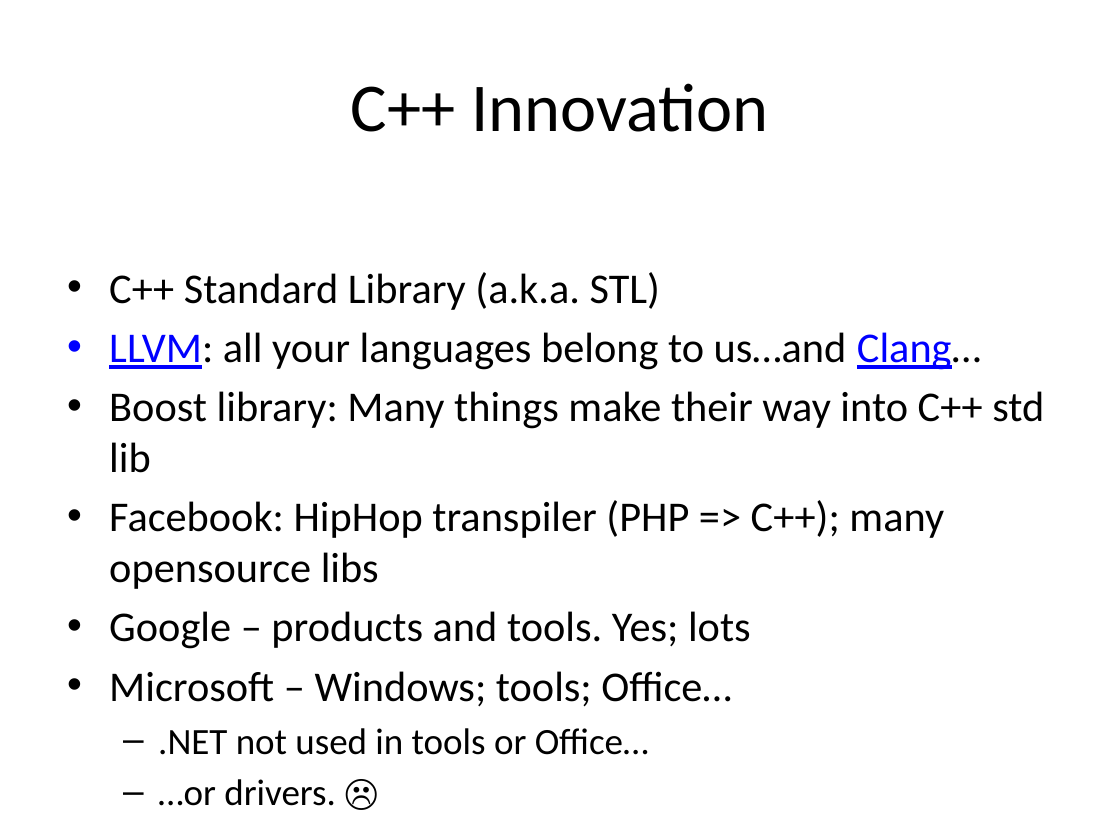
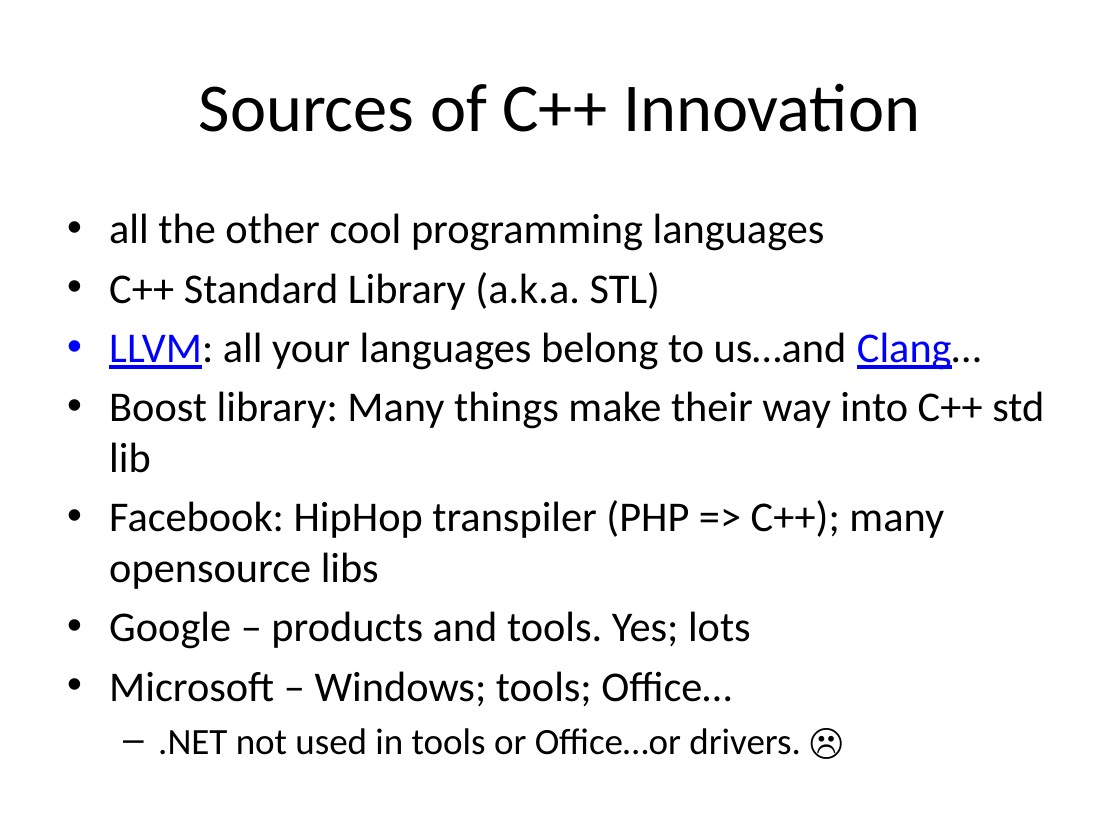
Before and after one commit to fellmad/FunWithCpp11, a slide deck: slide 17 of doc/Fun_with_C++11.pptx. Drawn at 1120x840 pixels with LibreOffice and Linux fonts; fonts in the diff are those of the drawing. Boxes give left, top, right and bottom in pixels: in the first picture for what was removed or moved away, otherwise in the second. Text is boxed around its words. In the diff, an @@ line names an element or a change of style, - is before the commit and + after.

```diff
--- a/doc/Fun_with_C++11.pptx
+++ b/doc/Fun_with_C++11.pptx
@@ title at bbox=[199, 83, 920, 132]: text changed @@
-C++ Innovation
+Sources of C++ Innovation
@@ text at bbox=[109, 213, 825, 251]: paragraph added @@
+• all the other cool programming languages
@@ text at bbox=[158, 728, 801, 755]: text changed @@
-  – .NET not used in tools or Office…
-  – …or drivers. ☹
+  – .NET not used in tools or Office…or drivers. ☹
```
Also in this commit, not shown: 10 other slides changed, 5 slides added, 3 slides removed, 1 other file.
